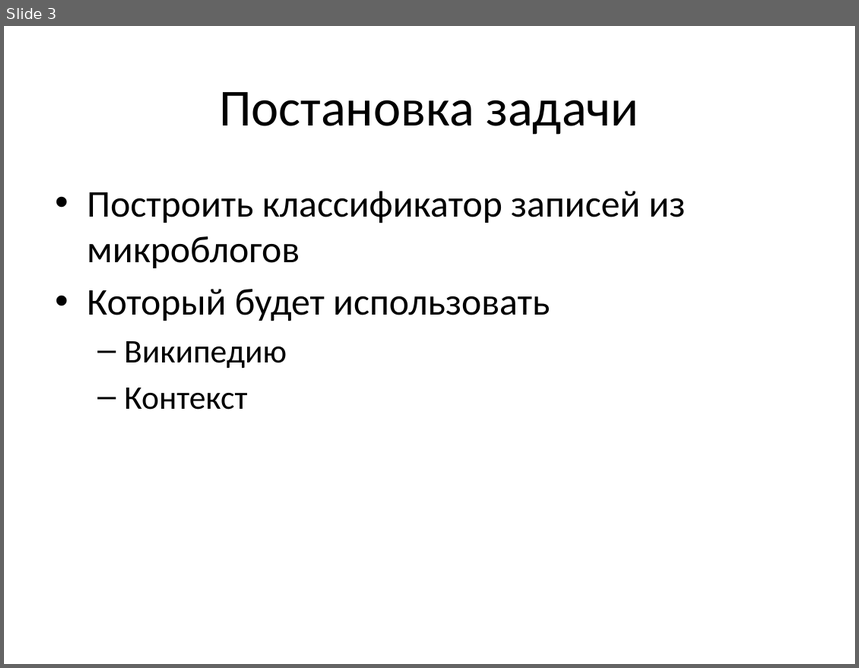
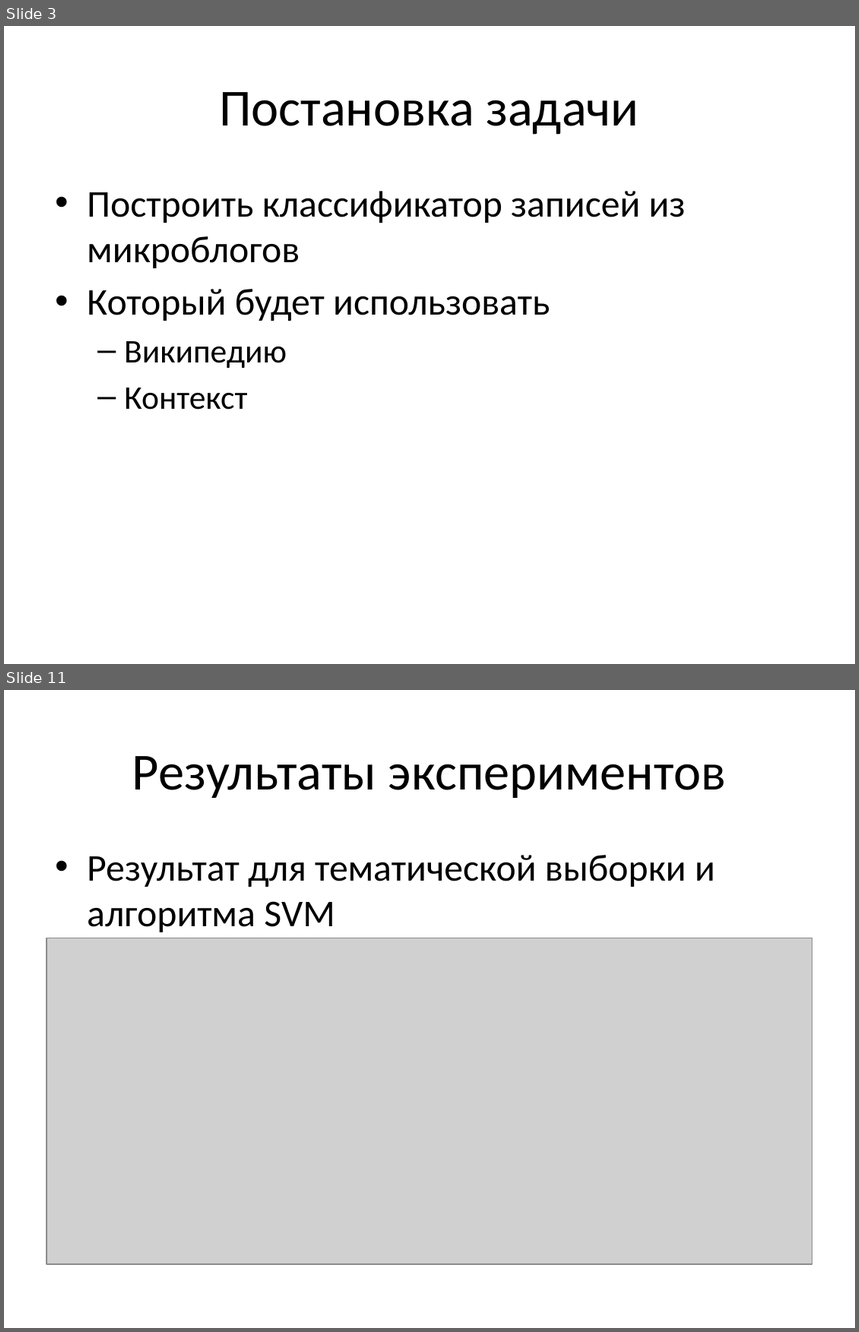
Before and after one commit to ttim/Diploma, a slide deck: docs/diploma.pptx. Shown one above the other, each under a label of ours: slide 3 before the commit, slides 3 and 11 after it; the slides between them are not shown. The pictures are 859x668 and 859x1332 pixels, drawn with LibreOffice and Linux fonts; fonts in the diff are those of the drawing; grey boxes stand for pictures. Boxes give left, top, right and bottom in pixels: in the first picture for what was removed or moved away, otherwise in the second. Text is boxed around its words. In the diff, an @@ line names an element or a change of style, - is before the commit and + after.

```diff
--- a/docs/diploma.pptx
+++ b/docs/diploma.pptx
@@ slide 11 added at (4,690,855,1328), background #FFFFFF @@
@@ title added at (132,756,726,798), 44 pt, text #000000 @@
+Результаты экспериментов
@@ text added at (87,855,715,932), 32 pt, text #000000 @@
+• Результат для тематической выборки и алгоритма SVM
@@ picture added at (47,939,813,1265) @@
```
Also in this commit, not shown: 6 slides changed, 2 other slides added, 1 other file.
